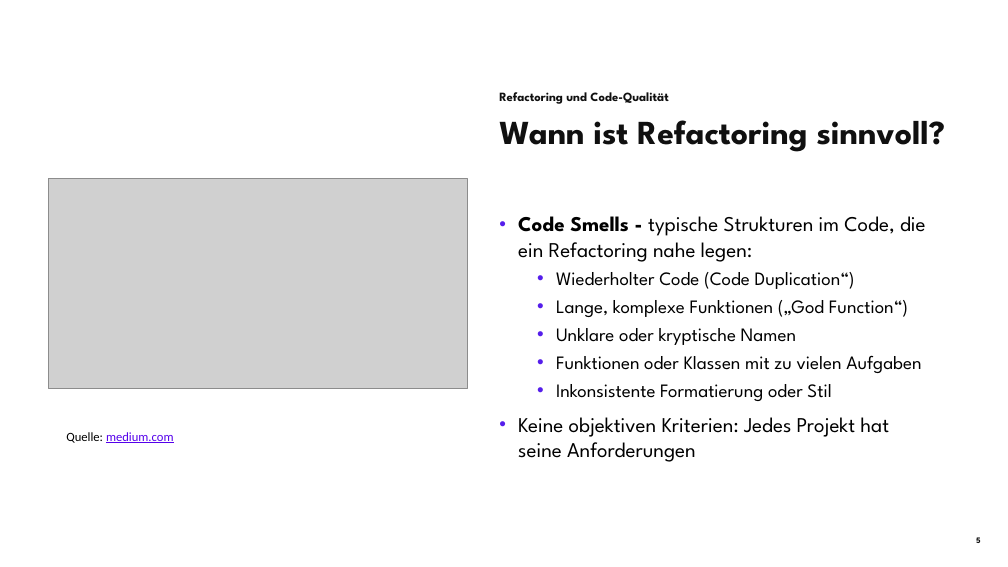
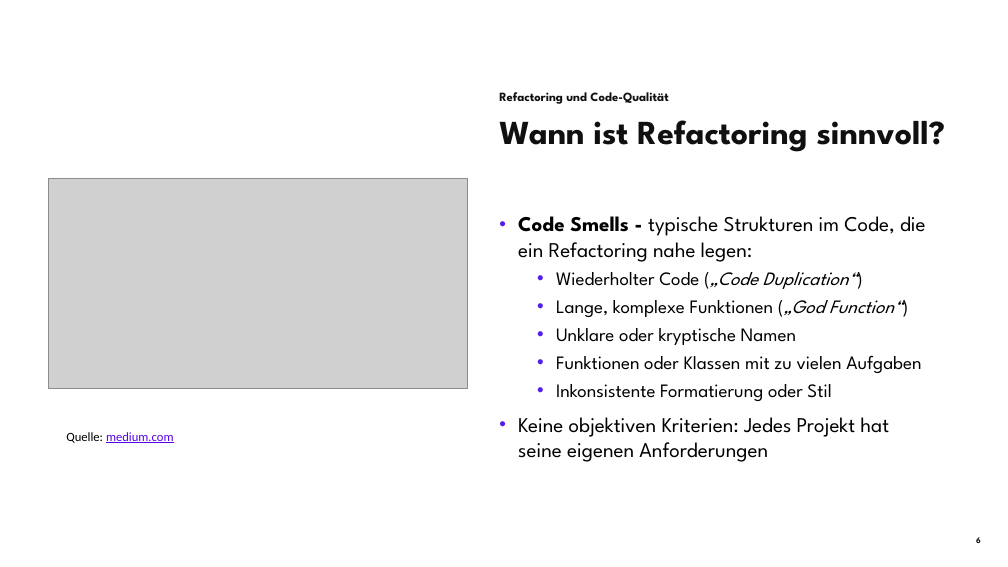
Before and after one commit to stackfuel/Python_Live_Sessions, a slide deck: slide 6 of basics/7_refactoring/Refactoring_Code_Qualität_LS7_PYB.pptx (slide 5 before the commit). Drawn at 1008x567 pixels with LibreOffice and Linux fonts; fonts in the diff are those of the drawing; grey boxes stand for pictures; background and template pictures are left out. Boxes give left, top, right and bottom in pixels: in the first picture for what was removed or moved away, otherwise in the second. Text is boxed around its words. In the diff, an @@ line names an element or a change of style, - is before the commit and + after.

```diff
--- a/basics/7_refactoring/Refactoring_Code_Qualität_LS7_PYB.pptx
+++ b/basics/7_refactoring/Refactoring_Code_Qualität_LS7_PYB.pptx
@@ text at bbox=[556, 272, 857, 289]: text changed @@
-  • Wiederholter Code (Code Duplication“)
+  • Wiederholter Code („Code Duplication“)
@@ text at bbox=[556, 300, 902, 317]: italic on in "(„God Function“)" @@
@@ text at bbox=[518, 417, 889, 462]: text changed @@
-• Keine objektiven Kriterien: Jedes Projekt hat seine Anforderungen
+• Keine objektiven Kriterien: Jedes Projekt hat seine eigenen Anforderungen
```
Also in this commit, not shown: 4 other slides changed, 1 slide added, 1 other file.
